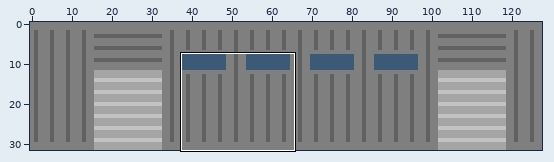
Sprite sheet: Sciencers/imgs/Warehouse.png. Above: a wide view before the commit, with the close-up outlined.
Close-up. Old version:
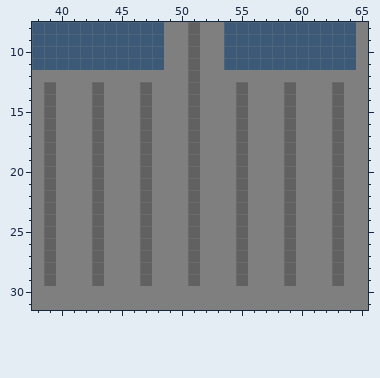
The file is 128x32 pixels. Shown: x 38..65, y 8..31.
Once edited:
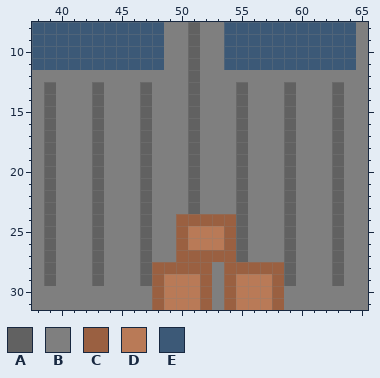
Palette (. is transparent): A #616161  B #7f7f7f  C #9a6041  D #b97a57  E #3c5977
Log entry: Updated Warehouse texture, Factory now has one -resized factory to 4x10
What changed:
Changed rows in their new state; - is an unchanged pixel.
first column x 48:
24 --CCCCC----
25 --CDDDC----
26 --CDDDC----
27 --CCCCC----
28 CCCCC-CCCCC
29 CDDDC-CDDDC
30 CDDDC-CDDDC
31 CDDDC-CDDDC
Pixel boxes of the changes (left, top, right, bottom) in both close-ups:
changed: (152, 214, 284, 310)
